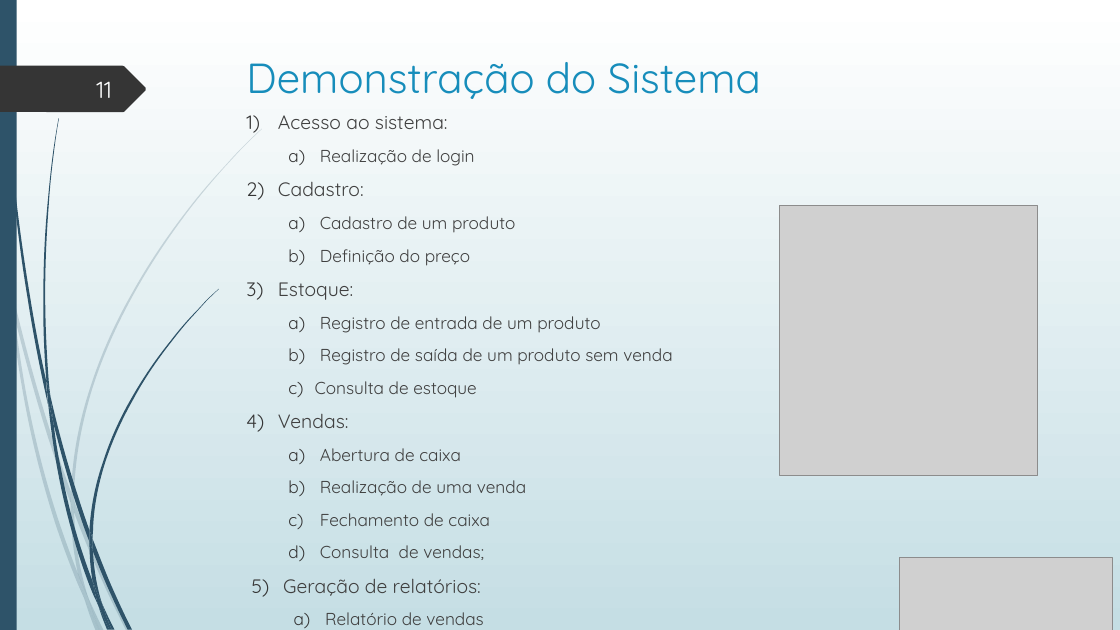
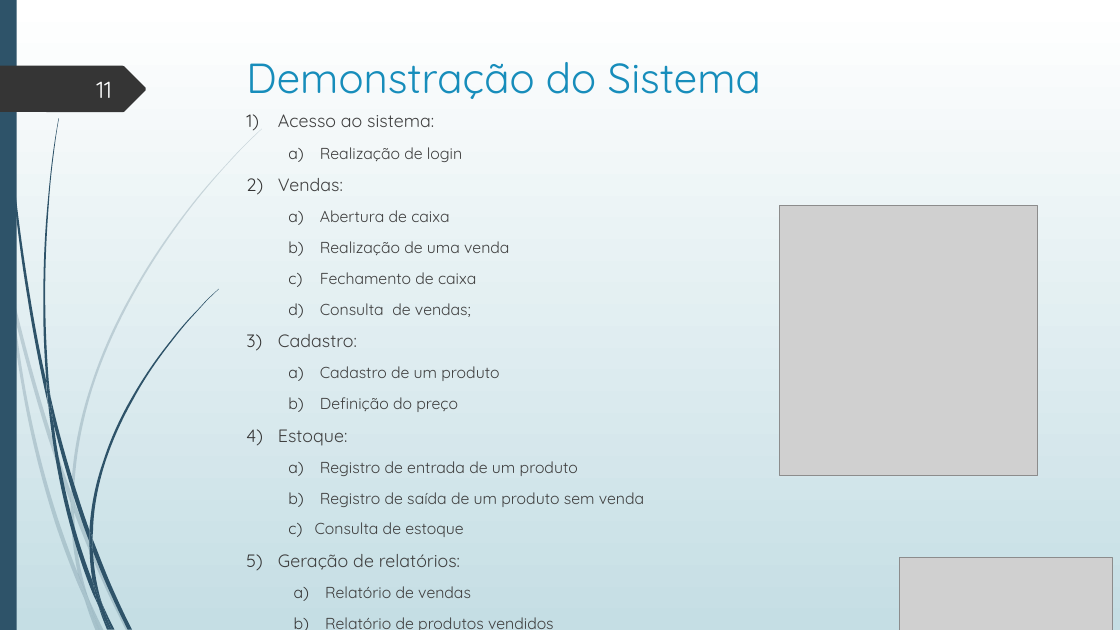
Before and after one commit to moniqueoliveira/SistemaSupermercado, a slide deck: slide 11 of Apresentação.pptx. Drawn at 1120x630 pixels with LibreOffice and Linux fonts; fonts in the diff are those of the drawing; grey boxes stand for pictures. Boxes give left, top, right and bottom in pixels: in the first picture for what was removed or moved away, otherwise in the second. Text is boxed around its words. In the diff, an @@ line names an element or a change of style, - is before the commit and + after.

```diff
--- a/Apresentação.pptx
+++ b/Apresentação.pptx
@@ text at bbox=[278, 114, 644, 630]: paragraph added @@
+  c) Relatório de estoque
@@ text at bbox=[278, 114, 644, 630]: size 16.6 to 15.3 pt in "Acesso ao sistema:", "Cadastro:", "Estoque:", "Geração de relatórios:"; size 14.8 to 13.6 pt in "Realização de login", "Cadastro de um produto", "Definição do preço", "Registro de entrada de um produto" and 4 more places; indent changed @@
@@ text at bbox=[278, 178, 509, 317]: paragraphs added @@
+2) Vendas:
+  a) Abertura de caixa
+  b) Realização de uma venda
+  c) Fechamento de caixa
+  d) Consulta de vendas;
@@ text at bbox=[278, 414, 526, 560]: paragraphs removed @@
-4) Vendas:
-  a) Abertura de caixa
-  b) Realização de uma venda
-  c) Fechamento de caixa
-  d) Consulta de vendas;
```
Also in this commit, not shown: 1 other slide changed, 9 other files.
